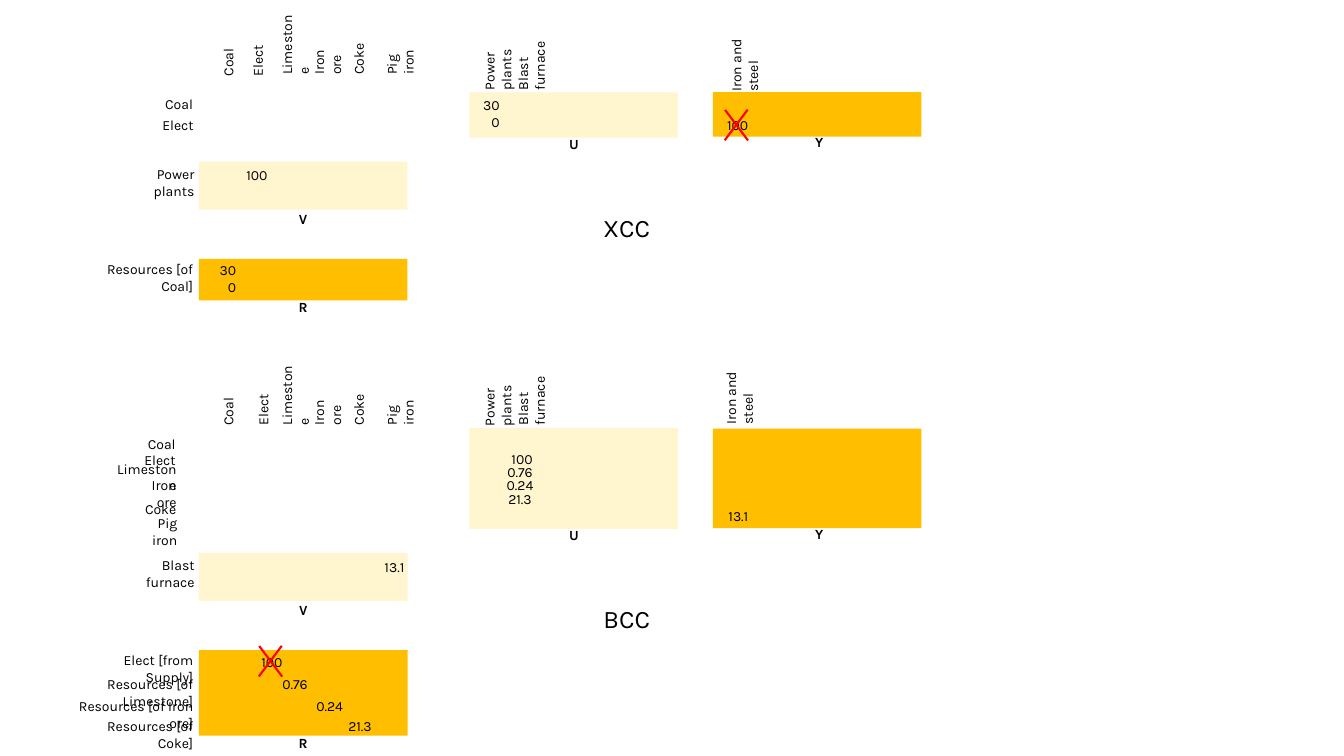
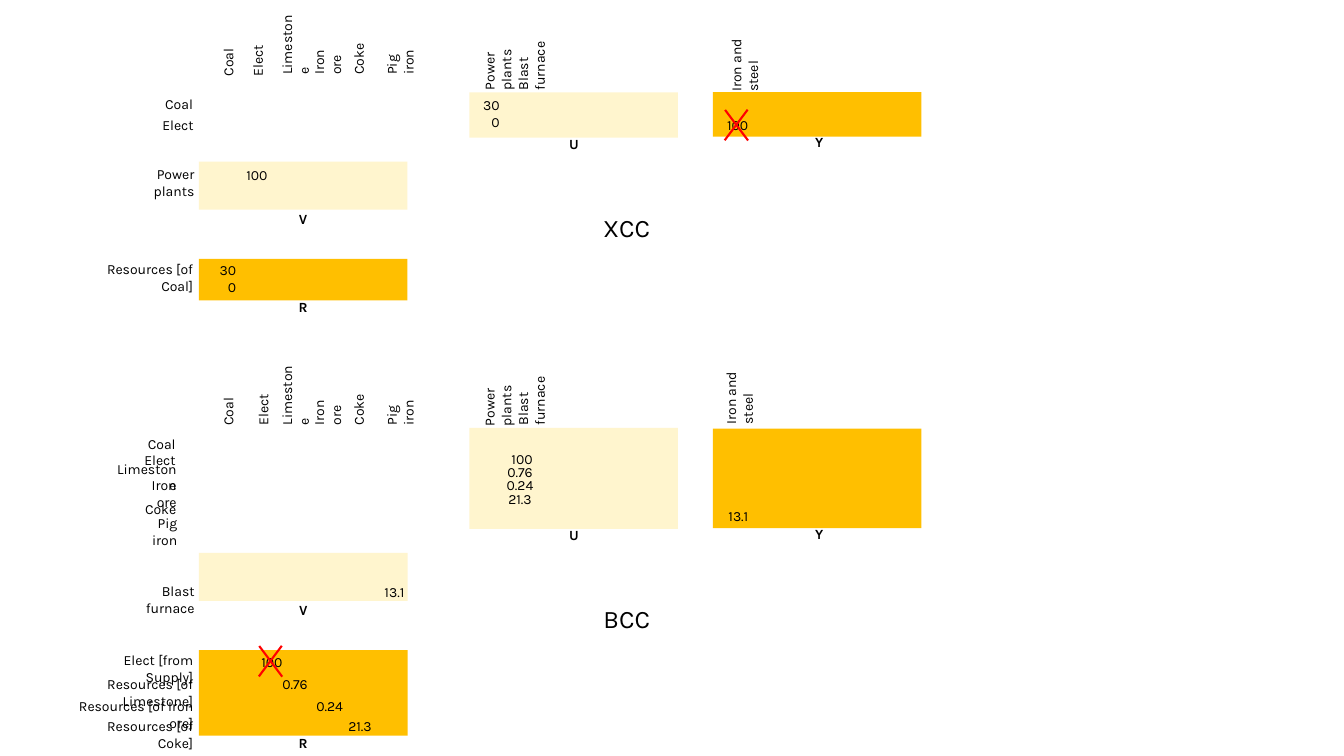
Before and after one commit to MatthewHeun/MaterialExergyPaper2025, a slide deck: slide 2 of images/BXCC_figs.pptx. Drawn at 1344x756 pixels with LibreOffice and Linux fonts; fonts in the diff are those of the drawing. Boxes give left, top, right and bottom in pixels: in the first picture for what was removed or moved away, otherwise in the second. Text is boxed around its words. In the diff, an @@ line names an element or a change of style, - is before the commit and + after.

```diff
--- a/images/BXCC_figs.pptx
+++ b/images/BXCC_figs.pptx
@@ text "Blast furnace": place and size @@
-text "Blast furnace" at bbox=[146, 560, 195, 587]
+text "Blast furnace" at bbox=[146, 586, 195, 613]
@@ text "13.1": place and size @@
-text "13.1" at bbox=[384, 563, 404, 572]
+text "13.1" at bbox=[384, 588, 404, 597]
```
Also in this commit, not shown: 3 other files.
